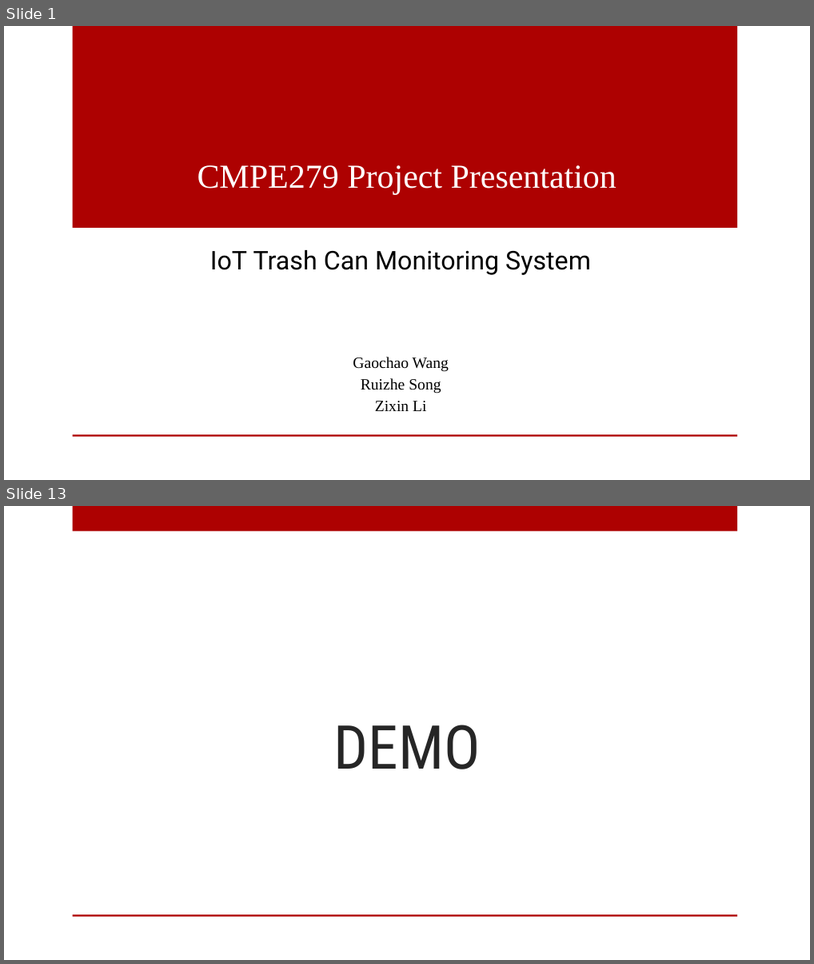
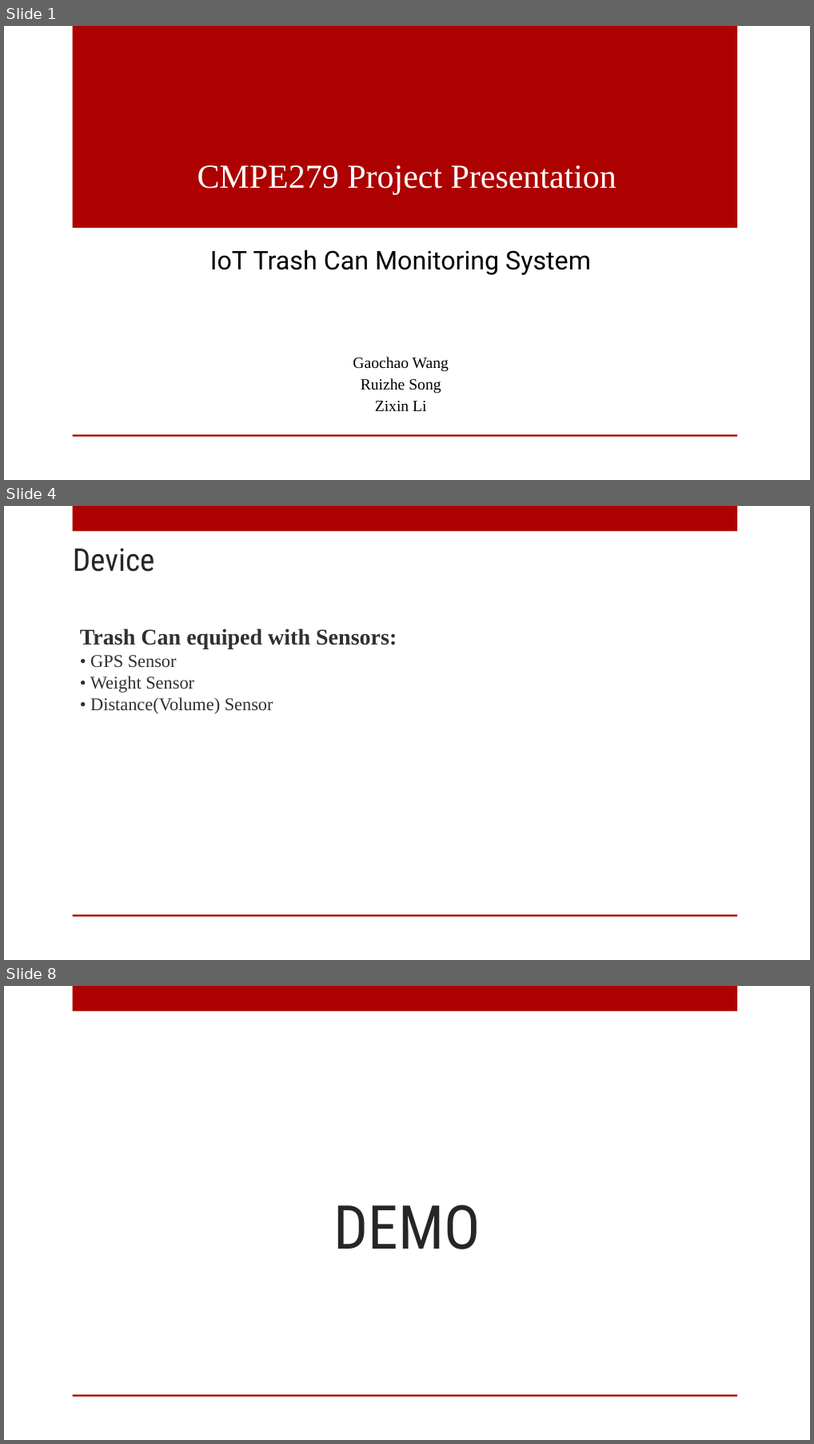
Before and after one commit to 504steven/IoT-TrashCanMonitoringSys, a slide deck: 297 Project Presentation.pptx. Shown one above the other, each under a label of ours: slides 1 and 13 before the commit, slides 1, 4 and 8 after it; the slides between them are not shown. The pictures are 814x964 and 814x1444 pixels, drawn with LibreOffice and Linux fonts; fonts in the diff are those of the drawing; background and template pictures are left out. Boxes give left, top, right and bottom in pixels: in the first picture for what was removed or moved away, otherwise in the second. Text is boxed around its words. In the diff, an @@ line names an element or a change of style, - is before the commit and + after.

```diff
--- a/297 Project Presentation.pptx
+++ b/297 Project Presentation.pptx
@@ slide 4 added at (4,506,810,960), background picture (left out); not listed: 2 template elements that a slide beside it also shows @@
@@ title added at (73,548,155,572), 28 pt, text #262626 @@
+Device
@@ text added at (80,628,397,714), 16 pt, text #303030 @@
+Trash Can equiped with Sensors:
+• GPS Sensor
+• Weight Sensor
+• Distance(Volume) Sensor
@@ what was slide 13 is now slide 8 @@
```
Also in this commit, not shown: 1 slide changed, 4 other slides added, 10 slides removed, 1 other file.
